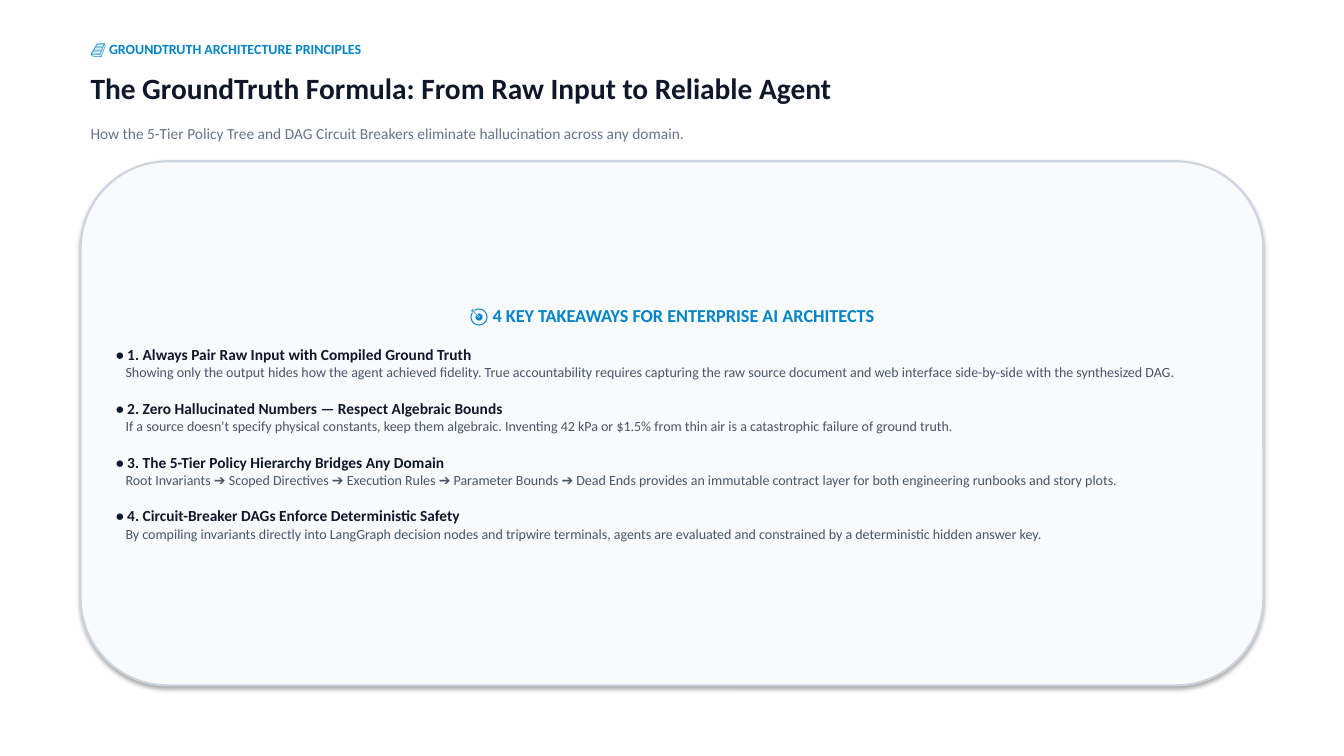
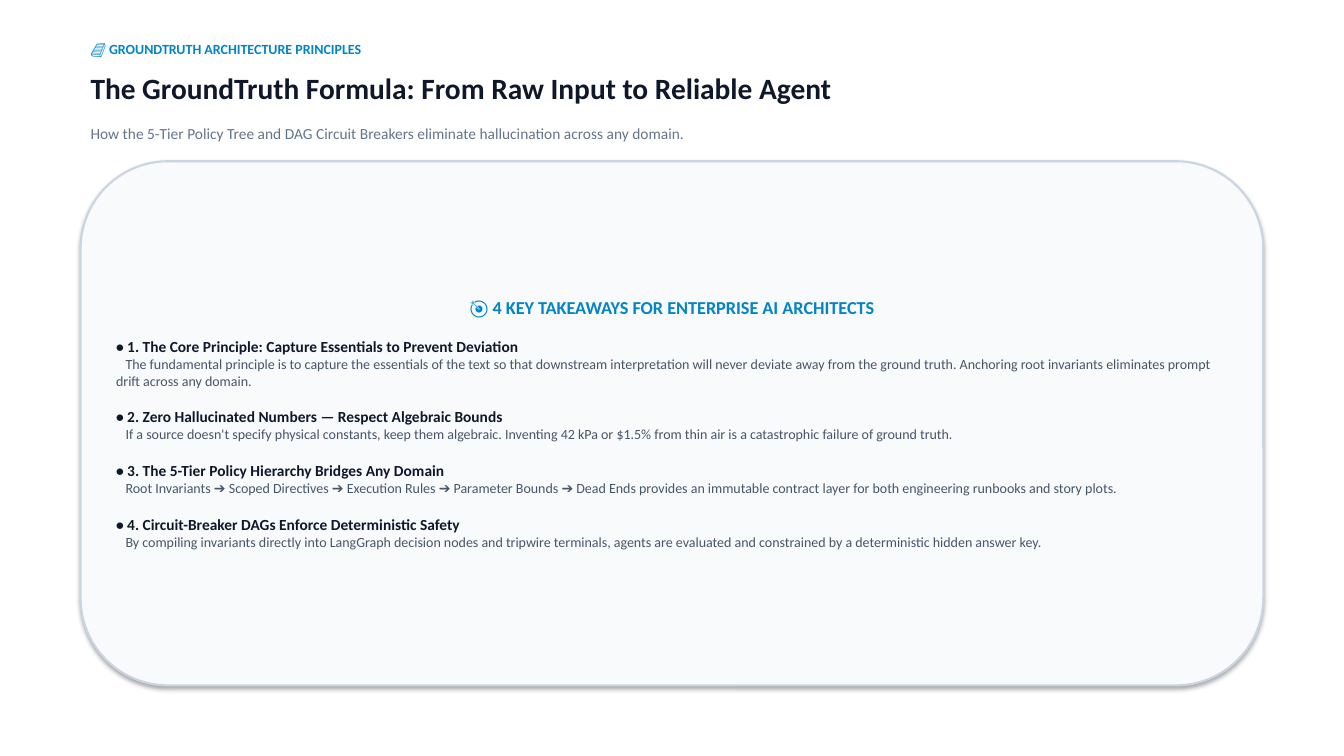
Before and after one commit to cosmosanalytics/uat-copilot-local, a slide deck: slide 12 of Capturing_World_Invariants_Ground_Truth.pptx. Drawn at 1344x756 pixels with LibreOffice and Linux fonts; fonts in the diff are those of the drawing. Boxes give left, top, right and bottom in pixels: in the first picture for what was removed or moved away, otherwise in the second. Text is boxed around its words. In the diff, an @@ line names an element or a change of style, - is before the commit and + after.

Commit message:
Enshrine Golden Principle: Capture essentials of text so interpretation will never deviate away from ground truth

```diff
--- a/Capturing_World_Invariants_Ground_Truth.pptx
+++ b/Capturing_World_Invariants_Ground_Truth.pptx
@@ text in rounded rectangle at box(116, 341, 1210, 389): text changed @@
-• 1. Always Pair Raw Input with Compiled Ground Truth
-Showing only the output hides how the agent achieved fidelity. True accountability requires capturing the raw source document and web interface side-by-side with the synthesized DAG.
+• 1. The Core Principle: Capture Essentials to Prevent Deviation
+The fundamental principle is to capture the essentials of the text so that downstream interpretation will never deviate away from the ground truth. Anchoring root invariants eliminates prompt drift across any domain.
```
Also in this commit, not shown: 2 other slides changed, 4 other files.
